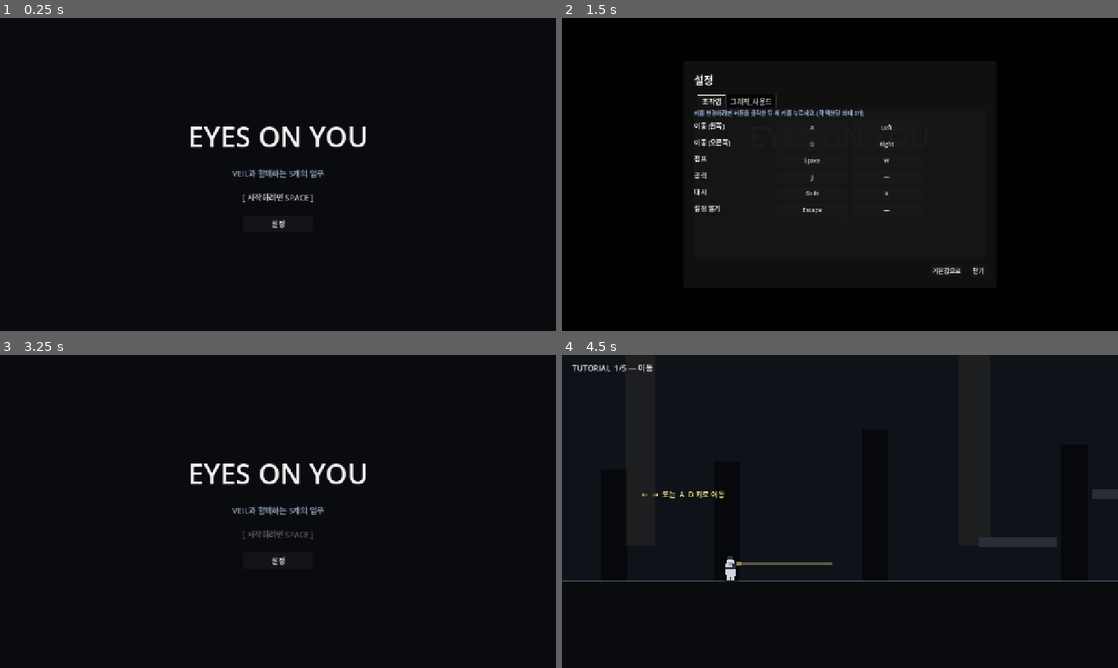
Above: before the commit, frames 1-4 (two rows, left to right).
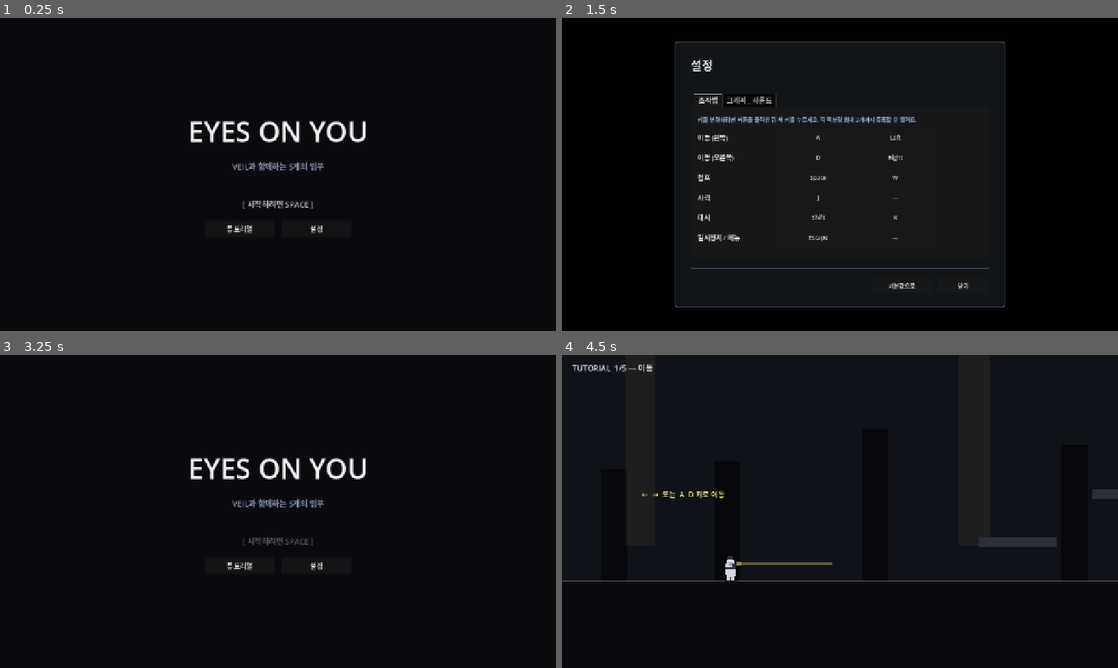
Above: after the commit, the same moments.

Repository: soomin007/EyesOnYou
Game: Godot game, scene res://scenes/main.tscn
The game is run twice, just before and just after one commit, with the same random seed, the same clock (stepped at 60 frames per second) and the same inputs.
Inputs (mouse positions are in pixels of both pictures, inside the frame that each line leads up to):
- Up to frame 1 (0.25 s): no input
- Up to frame 2 (1.5 s): click "설정" at 0.5 s; click (801, 227) at 1.25 s, where only the run after the commit has a clickable "튜토리얼"
- Up to frame 3 (3.25 s): click "기본값으로" at 2 s; click "닫기" at 2.75 s
- Up to frame 4 (4.5 s): tap Enter at 3.5 s; move the mouse to (962, 495) at 3.52 s; hold J (attack) 3.53-4.28 s; hold D (move_right) from 3.53 s (still down); tap Space (jump) at 3.77 s; move the mouse to (728, 527) at 4.27 s; tap J (attack) at 4.35 s

The runs differ from the first frame. In frame 1, 2.3% of the frame differs, in the area x 34-66%, y 32-69%; in frame 2, 3.4%, in the area x 20-80%, y 7-93%; in frame 3, 2.2%; in frame 4, nothing differs.

Commit message:
fix: 플레이테스트 피드백 5종 + 세션 로그 정리
- Player: 공격 데미지 박스 y=-50~+6 (가슴~발끝) 56px로 확장. 지면에
  선 적이 항상 박스 내부. 트레이서는 가슴 높이(시각), 데미지는 별도
  박스(판정). z_index=2로 적 위에 그려짐
- Enemy: Sniper 조준 라인(0.7s 사전 노출 빨간 Line2D) + 발사 트레이서
  (0.3s 페이드아웃). "보이지 않는 데미지" 해소
- Stage/Tutorial: 모든 떠 있는 플랫폼 one_way_collision=true. 점프
  중 머리 박고 추락하던 문제 해결 (Celeste/마리오 표준)
- Title: "튜토리얼" 버튼 추가. tutorial_done 플래그 무시하고 항상
  Tutorial 진입 — 부스/dev 재실행 escape hatch
- Settings: PanelContainer에 StyleBoxFlat(라운드 코너+테두리+패딩 36)
  + 상하 divider + 섹션 헤더 + 탭 콘텐츠 MarginContainer 18 + 그리드
  v_separation 10. UI가 "딱 붙어" 보이던 문제 해소
- session_logs: 4-28 / 4-30 → SESSION_LOG_ARCHIVE.md로 이관, 5-01에
  세션 2 추가

Co-Authored-By: Claude Opus 4.7 (1M context) <noreply@anthropic.com>

Diff:
--- a/scenes/title.tscn
+++ b/scenes/title.tscn
@@ -22,7 +22,7 @@
 [node name="V" type="VBoxContainer" parent="Center"]
 custom_minimum_size = Vector2(640, 0)
 alignment = 1
-theme_override_constants/separation = 28
+theme_override_constants/separation = 24
 
 [node name="Title" type="Label" parent="Center/V"]
 text = "EYES ON YOU"
@@ -36,14 +36,25 @@
 theme_override_font_sizes/font_size = 18
 theme_override_colors/font_color = Color(0.55, 0.6, 0.7, 1)
 
+[node name="Spacer1" type="Control" parent="Center/V"]
+custom_minimum_size = Vector2(0, 12)
+
 [node name="Hint" type="Label" parent="Center/V"]
 text = "[ 시작하려면 SPACE ]"
 horizontal_alignment = 1
 theme_override_font_sizes/font_size = 18
 theme_override_colors/font_color = Color(0.85, 0.85, 0.85, 1)
 
-[node name="SettingsButton" type="Button" parent="Center/V"]
+[node name="Buttons" type="HBoxContainer" parent="Center/V"]
+alignment = 1
+theme_override_constants/separation = 16
+
+[node name="TutorialButton" type="Button" parent="Center/V/Buttons"]
 custom_minimum_size = Vector2(160, 38)
-size_flags_horizontal = 4
+text = "튜토리얼"
+theme_override_font_sizes/font_size = 16
+
+[node name="SettingsButton" type="Button" parent="Center/V/Buttons"]
+custom_minimum_size = Vector2(160, 38)
 text = "설정"
 theme_override_font_sizes/font_size = 16
--- a/scripts/Enemy.gd
+++ b/scripts/Enemy.gd
@@ -14,13 +14,15 @@
 const TOUCH_DAMAGE: int = 1
 const TOUCH_COOLDOWN: float = 0.6
 const DRONE_SPEED: float = 110.0
-const SNIPER_FIRE_INTERVAL: float = 2.4
+const SNIPER_FIRE_INTERVAL: float = 2.6
+const SNIPER_AIM_TIME: float = 0.7  # 발사 전 조준 라인 노출 시간
 
 var origin_x: float = 0.0
 var dir: int = 1
 var touch_cd: float = 0.0
 var dead: bool = false
 var fire_timer: float = 0.0
+var aim_line: Line2D
 
 var visual: Node2D
 
@@ -74,9 +76,36 @@
 func _tick_sniper(delta: float) -> void:
 	velocity = Vector2.ZERO
 	fire_timer -= delta
+	if fire_timer < SNIPER_AIM_TIME and aim_line == null:
+		_start_aim()
+	if aim_line != null:
+		_update_aim()
 	if fire_timer <= 0.0:
 		fire_timer = SNIPER_FIRE_INTERVAL
 		_fire_at_player()
+		_clear_aim()
+
+func _start_aim() -> void:
+	aim_line = Line2D.new()
+	aim_line.width = 1.0
+	aim_line.default_color = Color(1.0, 0.30, 0.30, 0.55)
+	aim_line.z_index = 1
+	get_parent().add_child(aim_line)
+
+func _update_aim() -> void:
+	if aim_line == null:
+		return
+	var p := _find_player()
+	if p == null:
+		return
+	aim_line.clear_points()
+	aim_line.add_point(global_position + Vector2(0, -20))
+	aim_line.add_point(p.global_position + Vector2(0, -28))
+
+func _clear_aim() -> void:
+	if aim_line != null:
+		aim_line.queue_free()
+		aim_line = null
 
 func _tick_drone(delta: float) -> void:
 	var player := _find_player()
@@ -105,8 +134,22 @@
 	var dist: float = global_position.distance_to(player.global_position)
 	if dist > 520.0:
 		return
+	# 가시 트레이서 — 어디서 맞았는지 알 수 있도록
+	var tracer := Line2D.new()
+	tracer.width = 2.5
+	tracer.default_color = Color(1.0, 0.55, 0.30, 1.0)
+	tracer.z_index = 2
+	tracer.add_point(global_position + Vector2(0, -20))
+	tracer.add_point(player.global_position + Vector2(0, -28))
+	get_parent().add_child(tracer)
+	var tw := tracer.create_tween()
+	tw.tween_property(tracer, "default_color", Color(1.0, 0.55, 0.30, 0.0), 0.30)
+	tw.tween_callback(tracer.queue_free)
 	if player.has_method("take_hit"):
 		player.take_hit(1)
+
+func _exit_tree() -> void:
+	_clear_aim()
 
 func _check_touch_player() -> void:
 	if harmless:
--- a/scripts/Player.gd
+++ b/scripts/Player.gd
@@ -16,9 +16,11 @@
 const INVULN_AFTER_HIT: float = 0.8
 
 # 콜리전 28×56 (centered y=-28). 시각도 정확히 같은 박스 안에 그려짐.
+# 공격 사거리: 가슴 높이부터 발끝까지 덮어 모든 지상 적이 자연스럽게 맞도록.
 const ATTACK_WIDTH: float = 220.0
-const ATTACK_HEIGHT: float = 36.0
-const ATTACK_OFFSET_Y: float = -38.0
+const ATTACK_HEIGHT: float = 56.0
+const ATTACK_TOP_Y: float = -50.0    # 데미지 박스 상단 (가슴)
+const ATTACK_VISUAL_Y: float = -38.0  # 트레이서 라인 (총구 높이)
 const ATTACK_MUZZLE_X: float = 14.0
 
 var facing: int = 1
@@ -35,6 +37,7 @@
 
 func _ready() -> void:
 	add_to_group("player")
+	z_index = 2
 	visual = CharacterArt.build_player(self)
 	_setup_attack_visuals()
 
@@ -43,7 +46,7 @@
 	attack_visual.name = "AttackVisual"
 	attack_visual.color = Color(1.0, 0.95, 0.55, 0.90)
 	attack_visual.size = Vector2(ATTACK_WIDTH, 4.0)
-	attack_visual.position = Vector2(ATTACK_MUZZLE_X, ATTACK_OFFSET_Y)
+	attack_visual.position = Vector2(ATTACK_MUZZLE_X, ATTACK_VISUAL_Y)
 	attack_visual.visible = false
 	add_child(attack_visual)
 
@@ -51,7 +54,7 @@
 	muzzle_flash.name = "MuzzleFlash"
 	muzzle_flash.color = Color(1.0, 0.92, 0.45, 1.0)
 	muzzle_flash.size = Vector2(10.0, 10.0)
-	muzzle_flash.position = Vector2(ATTACK_MUZZLE_X, ATTACK_OFFSET_Y - 3.0)
+	muzzle_flash.position = Vector2(ATTACK_MUZZLE_X, ATTACK_VISUAL_Y - 3.0)
 	muzzle_flash.visible = false
 	add_child(muzzle_flash)
 
@@ -121,17 +124,17 @@
 	attack_cd = ATTACK_COOLDOWN
 	var rx: float = ATTACK_MUZZLE_X if facing > 0 else -(ATTACK_MUZZLE_X + ATTACK_WIDTH)
 	if attack_visual != null:
-		attack_visual.position = Vector2(rx, ATTACK_OFFSET_Y - 2.0)
+		attack_visual.position = Vector2(rx, ATTACK_VISUAL_Y - 2.0)
 		attack_visual.size = Vector2(ATTACK_WIDTH, 4.0)
 		attack_visual.modulate.a = 1.0
 		attack_visual.visible = true
 	if muzzle_flash != null:
 		var mx: float = ATTACK_MUZZLE_X if facing > 0 else -(ATTACK_MUZZLE_X + 10.0)
-		muzzle_flash.position = Vector2(mx, ATTACK_OFFSET_Y - 5.0)
+		muzzle_flash.position = Vector2(mx, ATTACK_VISUAL_Y - 5.0)
 		muzzle_flash.modulate.a = 1.0
 		muzzle_flash.visible = true
 	var damage: int = 2 if GameState.has_skill("melee_boost") else 1
-	var rect_global := Rect2(global_position + Vector2(rx, ATTACK_OFFSET_Y - 16.0), Vector2(ATTACK_WIDTH, ATTACK_HEIGHT))
+	var rect_global := Rect2(global_position + Vector2(rx, ATTACK_TOP_Y), Vector2(ATTACK_WIDTH, ATTACK_HEIGHT))
 	emit_signal("attacked", rect_global)
 	_apply_damage_in_rect(rect_global, damage)
 
--- a/scripts/Settings.gd
+++ b/scripts/Settings.gd
@@ -6,9 +6,9 @@
 	{"id": "move_left",  "name": "이동 (왼쪽)"},
 	{"id": "move_right", "name": "이동 (오른쪽)"},
 	{"id": "jump",       "name": "점프"},
-	{"id": "attack",     "name": "공격"},
+	{"id": "attack",     "name": "사격"},
 	{"id": "dash",       "name": "대시"},
-	{"id": "pause",      "name": "설정 열기"},
+	{"id": "pause",      "name": "일시정지 / 메뉴"},
 ]
 
 const MAX_KEYS_PER_ACTION: int = 2
@@ -40,119 +40,164 @@
 	add_child(center)
 
 	panel = PanelContainer.new()
-	panel.custom_minimum_size = Vector2(720, 520)
+	panel.custom_minimum_size = Vector2(760, 580)
+	var panel_style := StyleBoxFlat.new()
+	panel_style.bg_color = Color(0.07, 0.08, 0.10, 0.98)
+	panel_style.border_color = Color(0.55, 0.62, 0.78, 0.55)
+	panel_style.set_border_width_all(1)
+	panel_style.content_margin_left = 36
+	panel_style.content_margin_right = 36
+	panel_style.content_margin_top = 32
+	panel_style.content_margin_bottom = 32
+	panel_style.corner_radius_top_left = 6
+	panel_style.corner_radius_top_right = 6
+	panel_style.corner_radius_bottom_left = 6
+	panel_style.corner_radius_bottom_right = 6
+	panel.add_theme_stylebox_override("panel", panel_style)
 	center.add_child(panel)
 
-	var margin := MarginContainer.new()
-	margin.add_theme_constant_override("margin_left", 24)
-	margin.add_theme_constant_override("margin_right", 24)
-	margin.add_theme_constant_override("margin_top", 24)
-	margin.add_theme_constant_override("margin_bottom", 24)
-	panel.add_child(margin)
-
 	var v := VBoxContainer.new()
-	v.add_theme_constant_override("separation", 16)
-	margin.add_child(v)
+	v.add_theme_constant_override("separation", 22)
+	panel.add_child(v)
 
 	var title := Label.new()
 	title.text = "설정"
-	title.add_theme_font_size_override("font_size", 24)
+	title.add_theme_font_size_override("font_size", 28)
 	title.add_theme_color_override("font_color", Color(0.95, 0.95, 0.95))
 	v.add_child(title)
 
+	var divider := ColorRect.new()
+	divider.color = Color(0.55, 0.62, 0.78, 0.30)
+	divider.custom_minimum_size = Vector2(0, 1)
+	v.add_child(divider)
+
 	tabs = TabContainer.new()
 	tabs.size_flags_vertical = Control.SIZE_EXPAND_FILL
+	tabs.custom_minimum_size = Vector2(0, 380)
 	v.add_child(tabs)
 
 	tabs.add_child(_build_keybind_tab())
 	tabs.add_child(_build_av_tab())
 
+	var divider2 := ColorRect.new()
+	divider2.color = Color(0.55, 0.62, 0.78, 0.30)
+	divider2.custom_minimum_size = Vector2(0, 1)
+	v.add_child(divider2)
+
 	var bottom_hb := HBoxContainer.new()
 	bottom_hb.alignment = BoxContainer.ALIGNMENT_END
+	bottom_hb.add_theme_constant_override("separation", 12)
 	v.add_child(bottom_hb)
-	var btn_reset := Button.new()
-	btn_reset.text = "기본값으로"
-	btn_reset.add_theme_font_size_override("font_size", 14)
+	var btn_reset := _make_secondary_button("기본값으로")
 	btn_reset.pressed.connect(_on_reset_pressed)
 	bottom_hb.add_child(btn_reset)
-	var spacer := Control.new()
-	spacer.custom_minimum_size = Vector2(12, 0)
-	bottom_hb.add_child(spacer)
-	var btn_close := Button.new()
-	btn_close.text = "닫기"
-	btn_close.add_theme_font_size_override("font_size", 14)
+	var btn_close := _make_primary_button("닫기")
 	btn_close.pressed.connect(_on_close_pressed)
 	bottom_hb.add_child(btn_close)
 
 	_refresh_all_keybind_buttons()
 
 func _build_keybind_tab() -> Control:
+	var outer := MarginContainer.new()
+	outer.name = "조작법"
+	outer.add_theme_constant_override("margin_left", 16)
+	outer.add_theme_constant_override("margin_right", 16)
+	outer.add_theme_constant_override("margin_top", 18)
+	outer.add_theme_constant_override("margin_bottom", 18)
+
 	var v := VBoxContainer.new()
-	v.name = "조작법"
-	v.add_theme_constant_override("separation", 8)
+	v.add_theme_constant_override("separation", 14)
+	outer.add_child(v)
 
 	var hint := Label.new()
-	hint.text = "키를 변경하려면 버튼을 클릭한 뒤 새 키를 누르세요. (각 액션당 최대 2개)"
+	hint.text = "키를 변경하려면 버튼을 클릭한 뒤 새 키를 누르세요. 각 액션당 최대 2개까지 등록할 수 있어요."
 	hint.add_theme_font_size_override("font_size", 13)
-	hint.add_theme_color_override("font_color", Color(0.6, 0.7, 0.85))
+	hint.add_theme_color_override("font_color", Color(0.62, 0.72, 0.85))
 	hint.autowrap_mode = TextServer.AUTOWRAP_WORD_SMART
 	v.add_child(hint)
 
 	var grid := GridContainer.new()
 	grid.columns = 3
-	grid.add_theme_constant_override("h_separation", 12)
-	grid.add_theme_constant_override("v_separation", 6)
+	grid.add_theme_constant_override("h_separation", 18)
+	grid.add_theme_constant_override("v_separation", 10)
 	v.add_child(grid)
 
 	for entry in ACTIONS:
 		var action_id: String = str(entry["id"])
 		var label := Label.new()
 		label.text = str(entry["name"])
-		label.custom_minimum_size = Vector2(180, 32)
+		label.custom_minimum_size = Vector2(180, 36)
 		label.add_theme_font_size_override("font_size", 15)
 		label.add_theme_color_override("font_color", Color(0.92, 0.92, 0.92))
+		label.vertical_alignment = VERTICAL_ALIGNMENT_CENTER
 		grid.add_child(label)
 
 		var btns: Array = []
 		for i in MAX_KEYS_PER_ACTION:
 			var btn := Button.new()
-			btn.custom_minimum_size = Vector2(160, 32)
+			btn.custom_minimum_size = Vector2(160, 36)
 			btn.add_theme_font_size_override("font_size", 13)
 			btn.pressed.connect(_on_key_button_pressed.bind(action_id, i, btn))
 			grid.add_child(btn)
 			btns.append(btn)
 		key_buttons[action_id] = btns
-	return v
+	return outer
 
 func _build_av_tab() -> Control:
+	var outer := MarginContainer.new()
+	outer.name = "그래픽 / 사운드"
+	outer.add_theme_constant_override("margin_left", 16)
+	outer.add_theme_constant_override("margin_right", 16)
+	outer.add_theme_constant_override("margin_top", 18)
+	outer.add_theme_constant_override("margin_bottom", 18)
+
 	var v := VBoxContainer.new()
-	v.name = "그래픽/사운드"
-	v.add_theme_constant_override("separation", 14)
-
-	var res_label := Label.new()
-	res_label.text = "화면 해상도 — 1280×720 (Web Export 기준)"
-	res_label.add_theme_font_size_override("font_size", 14)
-	res_label.add_theme_color_override("font_color", Color(0.85, 0.85, 0.85))
-	v.add_child(res_label)
-
-	v.add_child(_make_volume_row("마스터 볼륨", "master"))
-	v.add_child(_make_volume_row("효과음 볼륨", "sfx"))
-
+	v.add_theme_constant_override("separation", 22)
+	outer.add_child(v)
+
+	var section_a := _make_section("화면", "1280 × 720 고정 — Web Export 기준")
+	v.add_child(section_a)
+
+	var section_b := VBoxContainer.new()
+	section_b.add_theme_constant_override("separation", 10)
+	v.add_child(section_b)
+	section_b.add_child(_make_section_header("사운드"))
+	section_b.add_child(_make_volume_row("마스터 볼륨", "master"))
+	section_b.add_child(_make_volume_row("효과음 볼륨", "sfx"))
 	var note := Label.new()
-	note.text = "사운드는 추후 추가 예정 — UI는 미리 노출."
+	note.text = "사운드는 추후 추가 예정 — 슬라이더는 미리 노출."
 	note.add_theme_font_size_override("font_size", 12)
 	note.add_theme_color_override("font_color", Color(0.55, 0.6, 0.7))
-	v.add_child(note)
+	section_b.add_child(note)
+	return outer
+
+func _make_section_header(text: String) -> Label:
+	var l := Label.new()
+	l.text = text
+	l.add_theme_font_size_override("font_size", 16)
+	l.add_theme_color_override("font_color", Color(0.85, 0.88, 0.95))
+	return l
+
+func _make_section(header: String, body: String) -> Control:
+	var v := VBoxContainer.new()
+	v.add_theme_constant_override("separation", 6)
+	v.add_child(_make_section_header(header))
+	var b := Label.new()
+	b.text = body
+	b.add_theme_font_size_override("font_size", 14)
+	b.add_theme_color_override("font_color", Color(0.78, 0.80, 0.84))
+	v.add_child(b)
 	return v
 
 func _make_volume_row(label_text: String, kind: String) -> Control:
 	var hb := HBoxContainer.new()
-	hb.add_theme_constant_override("separation", 12)
+	hb.add_theme_constant_override("separation", 14)
 	var l := Label.new()
 	l.text = label_text
 	l.custom_minimum_size = Vector2(140, 28)
 	l.add_theme_font_size_override("font_size", 14)
 	l.add_theme_color_override("font_color", Color(0.9, 0.9, 0.9))
+	l.vertical_alignment = VERTICAL_ALIGNMENT_CENTER
 	hb.add_child(l)
 	var slider := HSlider.new()
 	slider.min_value = 0.0
@@ -163,6 +208,20 @@
 	slider.value_changed.connect(_on_volume_changed.bind(kind))
 	hb.add_child(slider)
 	return hb
+
+func _make_primary_button(text: String) -> Button:
+	var b := Button.new()
+	b.text = text
+	b.custom_minimum_size = Vector2(120, 36)
+	b.add_theme_font_size_override("font_size", 14)
+	return b
+
+func _make_secondary_button(text: String) -> Button:
+	var b := Button.new()
+	b.text = text
+	b.custom_minimum_size = Vector2(140, 36)
+	b.add_theme_font_size_override("font_size", 13)
+	return b
 
 func _on_volume_changed(value: float, kind: String) -> void:
 	if kind == "master":
--- a/scripts/Stage.gd
+++ b/scripts/Stage.gd
@@ -143,6 +143,7 @@
 	body.collision_layer = 1
 	add_child(body)
 	var col := CollisionShape2D.new()
+	col.one_way_collision = true  # 위에서만 착지 가능 — 아래에서 점프 시 통과
 	var shape := RectangleShape2D.new()
 	shape.size = Vector2(w, 24.0)
 	col.shape = shape
--- a/scripts/Title.gd
+++ b/scripts/Title.gd
@@ -2,7 +2,8 @@
 
 @onready var title_label: Label = $Center/V/Title
 @onready var hint_label: Label = $Center/V/Hint
-@onready var settings_button: Button = $Center/V/SettingsButton
+@onready var tutorial_button: Button = $Center/V/Buttons/TutorialButton
+@onready var settings_button: Button = $Center/V/Buttons/SettingsButton
 
 var blink_t: float = 0.0
 var settings_overlay: Control = null
@@ -11,6 +12,7 @@
 	GameState.reset()
 	title_label.text = "EYES ON YOU"
 	hint_label.text = "[ 시작하려면 SPACE ]"
+	tutorial_button.pressed.connect(_on_tutorial_pressed)
 	settings_button.pressed.connect(_on_settings_pressed)
 
 func _process(delta: float) -> void:
@@ -22,6 +24,10 @@
 		return
 	if event.is_action_pressed("ui_skip") or event.is_action_pressed("jump") or event.is_action_pressed("attack"):
 		SceneRouter.start_after_title(get_tree())
+
+func _on_tutorial_pressed() -> void:
+	# 튜토리얼은 언제든 다시 진입 가능
+	get_tree().change_scene_to_file(SceneRouter.TUTORIAL)
 
 func _on_settings_pressed() -> void:
 	if settings_overlay != null:
--- a/scripts/Tutorial.gd
+++ b/scripts/Tutorial.gd
@@ -217,6 +217,7 @@
 	body.collision_layer = 1
 	add_child(body)
 	var col := CollisionShape2D.new()
+	col.one_way_collision = true
 	var shape := RectangleShape2D.new()
 	shape.size = Vector2(w, 24.0)
 	col.shape = shape
Not shown, added: scripts/CharacterArt.gd.uid
Not shown, added: scripts/LevelUpOverlay.gd.uid
Not shown, removed: session_logs/2026-04-28.md
Not shown, removed: session_logs/2026-04-30.md
Not shown, changed: session_logs/2026-05-01.md
Not shown, added: session_logs/SESSION_LOG_ARCHIVE.md
